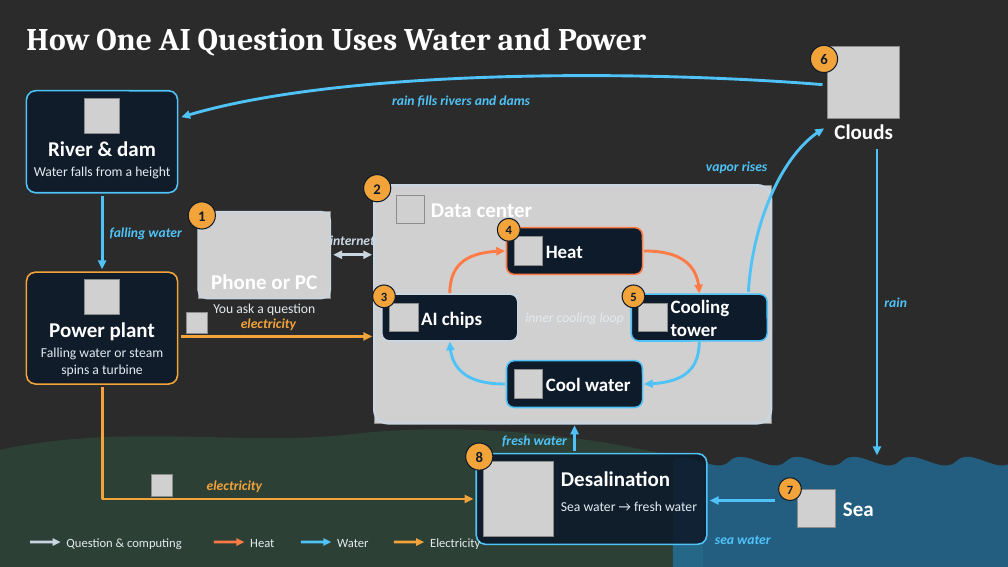
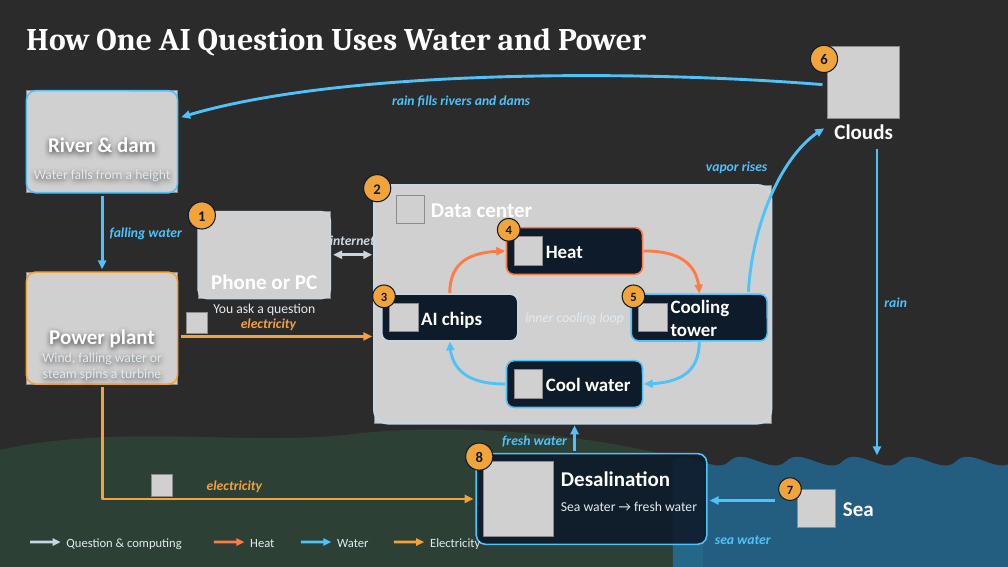
Before and after one commit to dekelelely/dekel12, a slide deck: slide 1 of ai-diagram-slide.pptx. Drawn at 1008x567 pixels with LibreOffice and Linux fonts; fonts in the diff are those of the drawing; grey boxes stand for pictures; background and template pictures are left out; a plain dark background stands for a picture behind light text. Boxes give left, top, right and bottom in pixels: in the first picture for what was removed or moved away, otherwise in the second. Text is boxed around its words. In the diff, an @@ line names an element or a change of style, - is before the commit and + after.

```diff
--- a/ai-diagram-slide.pptx
+++ b/ai-diagram-slide.pptx
@@ rounded rectangle at [26, 91, 178, 193]: fill #0E1B2A at 90% opacity to none @@
@@ picture added at [26, 91, 178, 193] @@
@@ picture removed at [85, 98, 119, 133] @@
@@ text "Water falls from a height" at [34, 166, 170, 183]: vertical alignment top to middle @@
@@ rounded rectangle at [26, 272, 178, 384]: fill #0E1B2A at 90% opacity to none @@
@@ picture added at [26, 272, 178, 384] @@
@@ picture removed at [85, 280, 119, 315] @@
@@ text "Power plant": place and size @@
-text "Power plant" at [49, 322, 155, 341]
+text "Power plant" at [49, 329, 155, 347]
@@ text "Wind, falling water or steam ..." at [42, 353, 162, 383]: vertical alignment top to middle @@
@@ text at [42, 353, 162, 383]: text changed @@
-Falling water or steam spins a turbine
+Wind, falling water or steam spins a turbine
```
